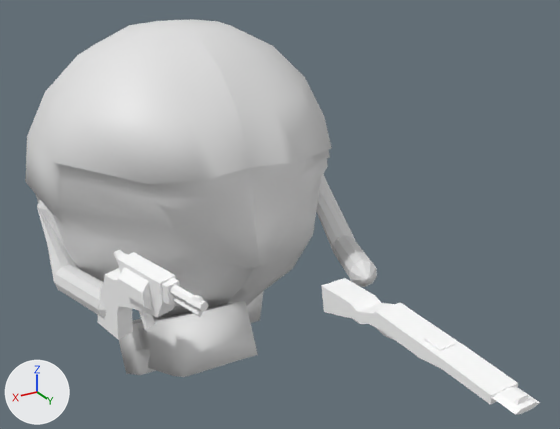
Renders of the Blender file C1.blend from each side of a commit.
Camera for both pictures: a 50 mm lens placed at (20.1, 46.2, 18.6), pointed at (-2.5, 8.5, -0.3). Lighting does not change. The marker at lower left points along +X, +Y and +Z.

The first picture shows 'GUN 1', 'GUN 3', 'SOLDIER', 'soldier right leg'.
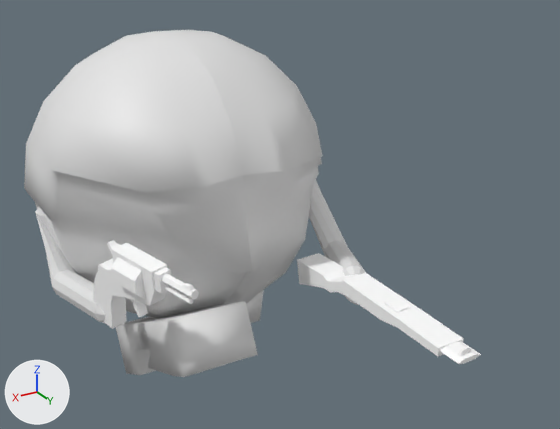
Location of each change, (x1, y1, x2, y2) in pixels of the pictures (560 x 429 px):
'SOLDIER', moved: before (25, 19, 377, 318); after (24, 30, 366, 324)
'GUN 1', moved: before (321, 278, 540, 415); after (297, 253, 481, 364)
'GUN 3', moved: before (97, 250, 208, 340); after (93, 240, 199, 329)

What the commit changed:
Object 'SOLDIER' (ob_soldier) moves from (0.00227, -0.113, 0.398) to (-0.0996, -1.233, -0.461).
Object 'GUN 3' (ob_gun_3) moves from (7.36, 14.94, 0.21) to (7.27, 13.71, 0.24).
Object 'GUN 1' (ob_gun_1) moves from (-3.8, 17.21, -3.57) to (-5.29, 12.13, -4.42).
